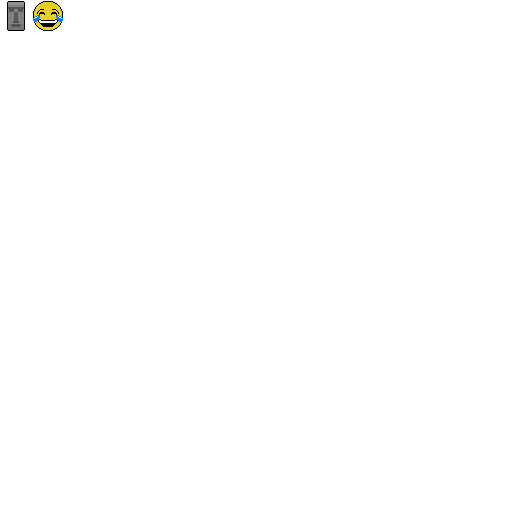
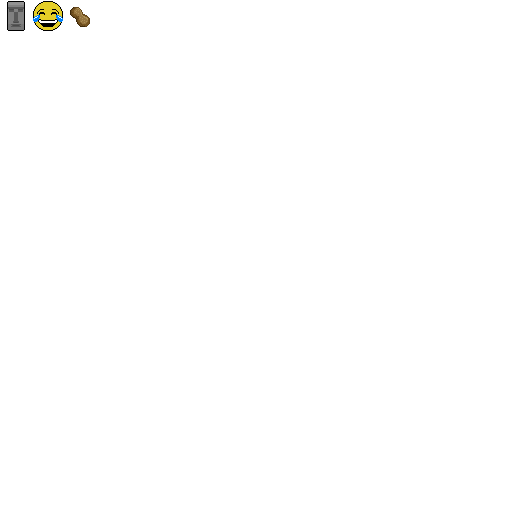
Layer changes from the first 512 x 512 image to the second:
painted on "emoji" over [70, 7, 90, 27]
